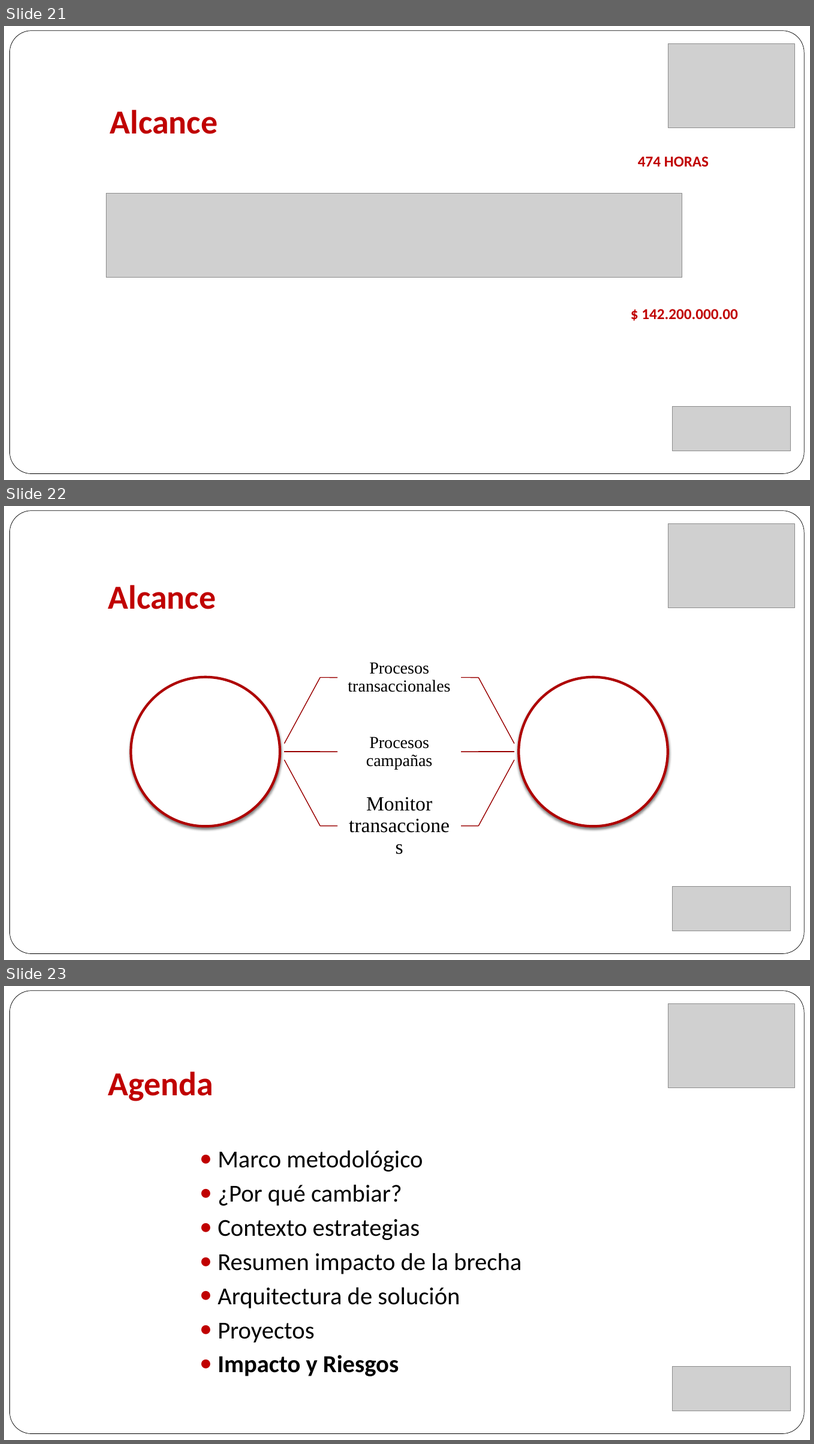
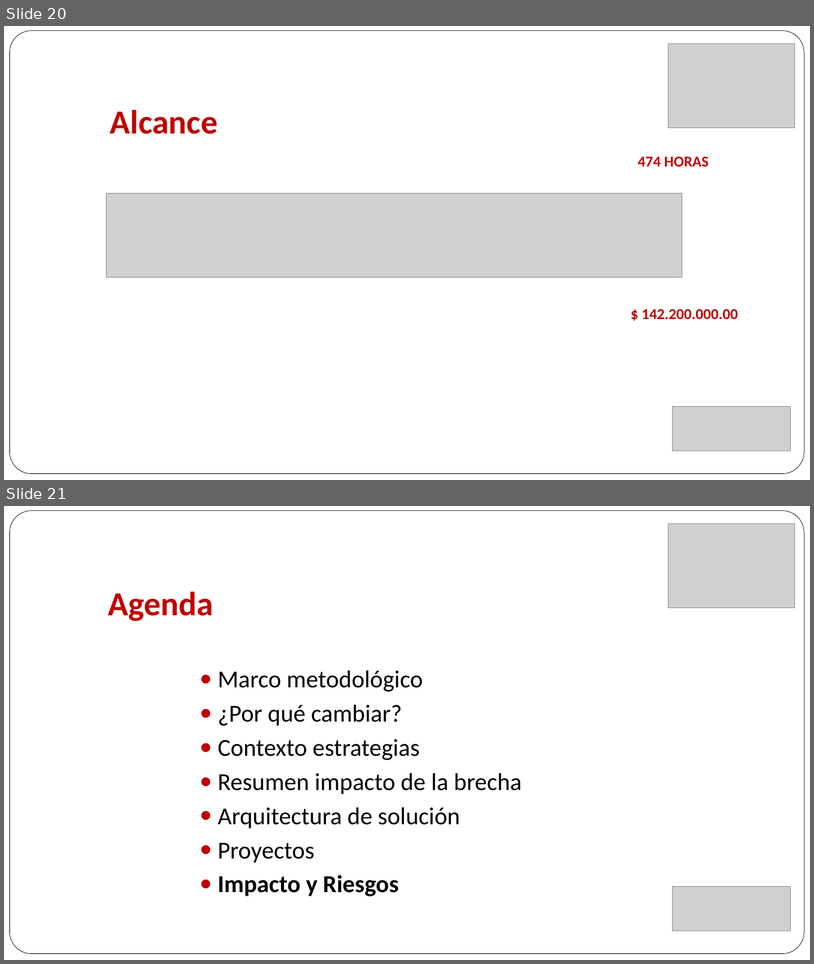
Before and after one commit to gaudisolutions/ecos, a slide deck: Proyecto I/Presentación/Arquitectura Objetivo MPLA.pptx. Shown one above the other, each under a label of ours: slides 21, 22 and 23 before the commit, slides 20 and 21 after it. The pictures are 814x1444 and 814x964 pixels, drawn with LibreOffice and Linux fonts; fonts in the diff are those of the drawing; grey boxes stand for pictures. Boxes give left, top, right and bottom in pixels: in the first picture for what was removed or moved away, otherwise in the second. Text is boxed around its words. In the diff, an @@ line names an element or a change of style, - is before the commit and + after.

```diff
--- a/Proyecto I/Presentación/Arquitectura Objetivo MPLA.pptx
+++ b/Proyecto I/Presentación/Arquitectura Objetivo MPLA.pptx
@@ slide 22 removed at (4,506,810,960), background #FFFFFF; not listed: 1 template element that a slide beside it also shows @@
@@ picture removed at (668,523,795,607) @@
@@ title removed at (108,585,216,609) @@
-Alcance
@@ group removed at (131,662,669,826): 6 freeform shapes, 6 lines, 3 texts, 2 ellipses @@
-Procesos transaccionales
-Procesos campañas
-Monitor transacciones
@@ picture removed at (672,886,791,931) @@
@@ what was slide 21 is now slide 20 @@
@@ what was slide 23 is now slide 21 @@
```
Also in this commit, not shown: 1 slide changed, 1 slide added, 2 other slides removed, 5 other files.
